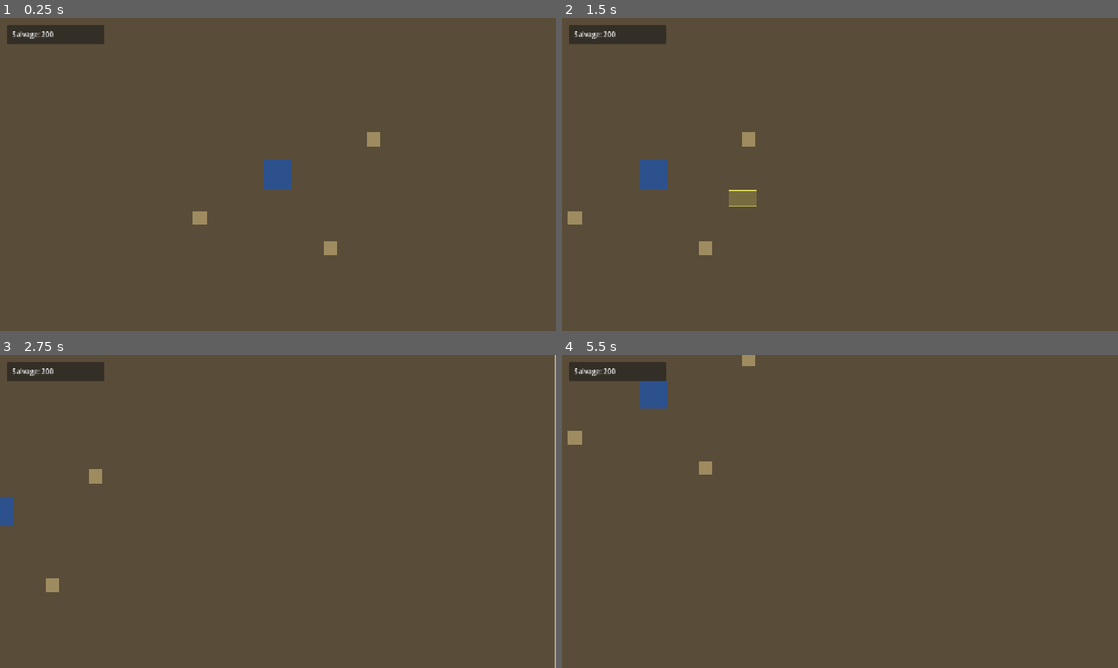
Above: before the commit, frames 1-4 (two rows, left to right).
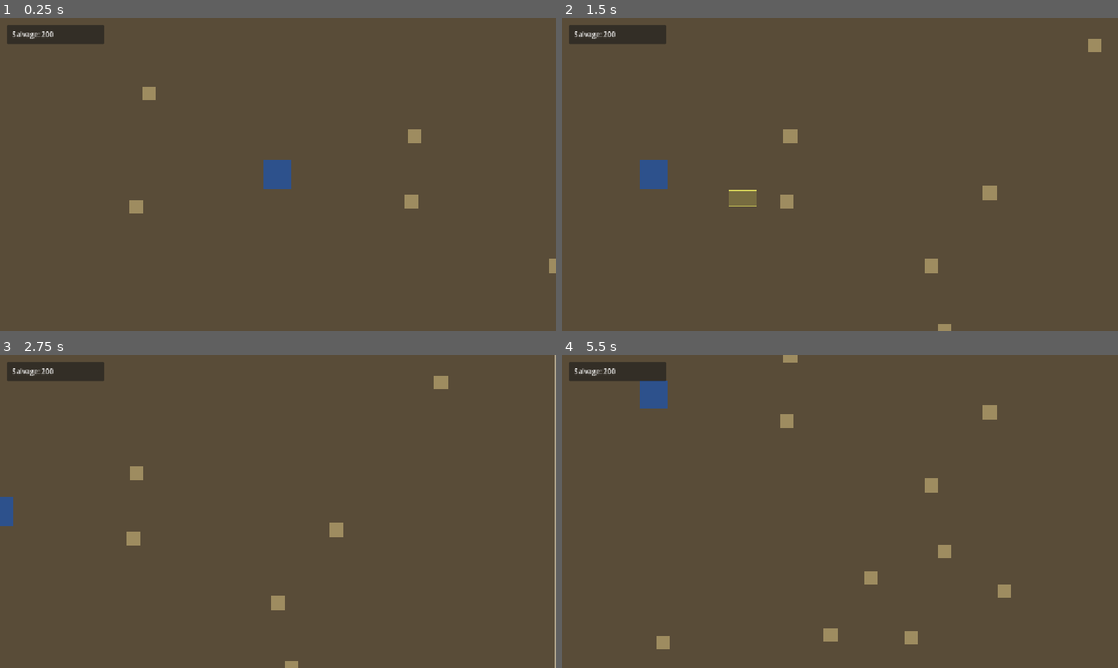
Above: after the commit, the same moments.

Repository: BeefSix/Carrion
Game: Godot game, scene res://scenes/Main.tscn
Same seed, same stepped clock (60 frames per second), same inputs: the game is played once before the commit and once after it.
Inputs (mouse positions are in pixels of both pictures, inside the frame that each line leads up to):
- Up to frame 1 (0.25 s): no input
- Up to frame 2 (1.5 s): tap Enter at 0.5 s; move the mouse to (962, 158) at 0.52 s; hold D 0.53-1.25 s; click (962, 158) at 0.67 s; drag from (728, 190) to (812, 237) at 1.27 s
- Up to frame 3 (2.75 s): move the mouse to (333, 442) at 2.02 s; hold D from 2.03 s (still down)
- Up to frame 4 (5.5 s): release D at 2.75 s; tap Space at 2.75 s; drag from (812, 574) to (673, 464) at 2.77 s; move the mouse to (1006, 558) at 3.52 s; hold A 3.53-4.25 s; drag from (673, 464) to (756, 433) at 4.27 s; move the mouse to (867, 511) at 5.02 s; hold S from 5.03 s (still down); click (867, 511) at 5.17 s

The runs differ from the first frame. In frame 1, 0.8% of the frame differs, in the area x 23-100%, y 22-82%; in frame 2, 0.9%; in frame 3, 0.8%; in frame 4, 1.3%, in the area x 1-81%, y 0-94%.

Commit message:
W1S10: spawn 30 Lootables across the map at startup
Main.gd attached to the root Node2D, runs on _ready() with a fixed RNG seed (=1) so positions are deterministic across runs — keeps debugging predictable. Rejects placements within 250 px of the Command Post (no trivially adjacent loot) and within 100 px of other lootables (no overlap). 100 px margin from map edges. Concludes Week 1: a complete Military-only gather sandbox.

Co-Authored-By: Claude Opus 4.7 <noreply@anthropic.com>

Diff:
--- a/scenes/Main.tscn
+++ b/scenes/Main.tscn
@@ -1,10 +1,10 @@
 [gd_scene load_steps=7 format=3]
 
+[ext_resource type="Script" path="res://scripts/Main.gd" id="0_main"]
 [ext_resource type="Script" path="res://scripts/RTSCamera.gd" id="1_camera"]
 [ext_resource type="Script" path="res://scripts/SelectionManager.gd" id="3_sel"]
 [ext_resource type="PackedScene" path="res://scenes/HUD.tscn" id="4_hud"]
 [ext_resource type="PackedScene" path="res://scenes/buildings/CommandPost.tscn" id="5_cp"]
-[ext_resource type="PackedScene" path="res://scenes/buildings/Lootable.tscn" id="6_loot"]
 
 [sub_resource type="NavigationPolygon" id="NavigationPolygon_main"]
 vertices = PackedVector2Array(0, 0, 2560, 0, 2560, 2560, 0, 2560)
@@ -12,6 +12,7 @@
 agent_radius = 12.0
 
 [node name="Main" type="Node2D"]
+script = ExtResource("0_main")
 
 [node name="Ground" type="Polygon2D" parent="."]
 color = Color(0.35, 0.3, 0.22, 1)
@@ -36,15 +37,6 @@
 [node name="CommandPost" parent="." instance=ExtResource("5_cp")]
 position = Vector2(1280, 1280)
 
-[node name="Lootable1" parent="." instance=ExtResource("6_loot")]
-position = Vector2(1500, 1200)
-
-[node name="Lootable2" parent="." instance=ExtResource("6_loot")]
-position = Vector2(1100, 1380)
-
-[node name="Lootable3" parent="." instance=ExtResource("6_loot")]
-position = Vector2(1400, 1450)
-
 [node name="SelectionManager" type="Node2D" parent="."]
 script = ExtResource("3_sel")
 
--- /dev/null
+++ b/scripts/Main.gd
@@ -0,0 +1,40 @@
+extends Node2D
+
+const LOOTABLE_SCENE := preload("res://scenes/buildings/Lootable.tscn")
+const LOOTABLE_COUNT := 30
+const MAP_SIZE := Vector2(2560, 2560)
+const MARGIN := 100.0
+const CP_KEEPOUT_RADIUS := 250.0
+const MIN_SEPARATION := 100.0
+const MAX_ATTEMPTS := 2000
+
+
+func _ready() -> void:
+	_spawn_lootables()
+
+
+func _spawn_lootables() -> void:
+	var rng := RandomNumberGenerator.new()
+	rng.seed = 1
+	var cp_pos := Vector2(1280, 1280)
+	var placed: Array = []
+	var attempts := 0
+	while placed.size() < LOOTABLE_COUNT and attempts < MAX_ATTEMPTS:
+		attempts += 1
+		var pos := Vector2(
+			rng.randf_range(MARGIN, MAP_SIZE.x - MARGIN),
+			rng.randf_range(MARGIN, MAP_SIZE.y - MARGIN)
+		)
+		if pos.distance_to(cp_pos) < CP_KEEPOUT_RADIUS:
+			continue
+		var too_close := false
+		for p in placed:
+			if pos.distance_to(p) < MIN_SEPARATION:
+				too_close = true
+				break
+		if too_close:
+			continue
+		placed.append(pos)
+		var lootable = LOOTABLE_SCENE.instantiate()
+		lootable.position = pos
+		add_child(lootable)
